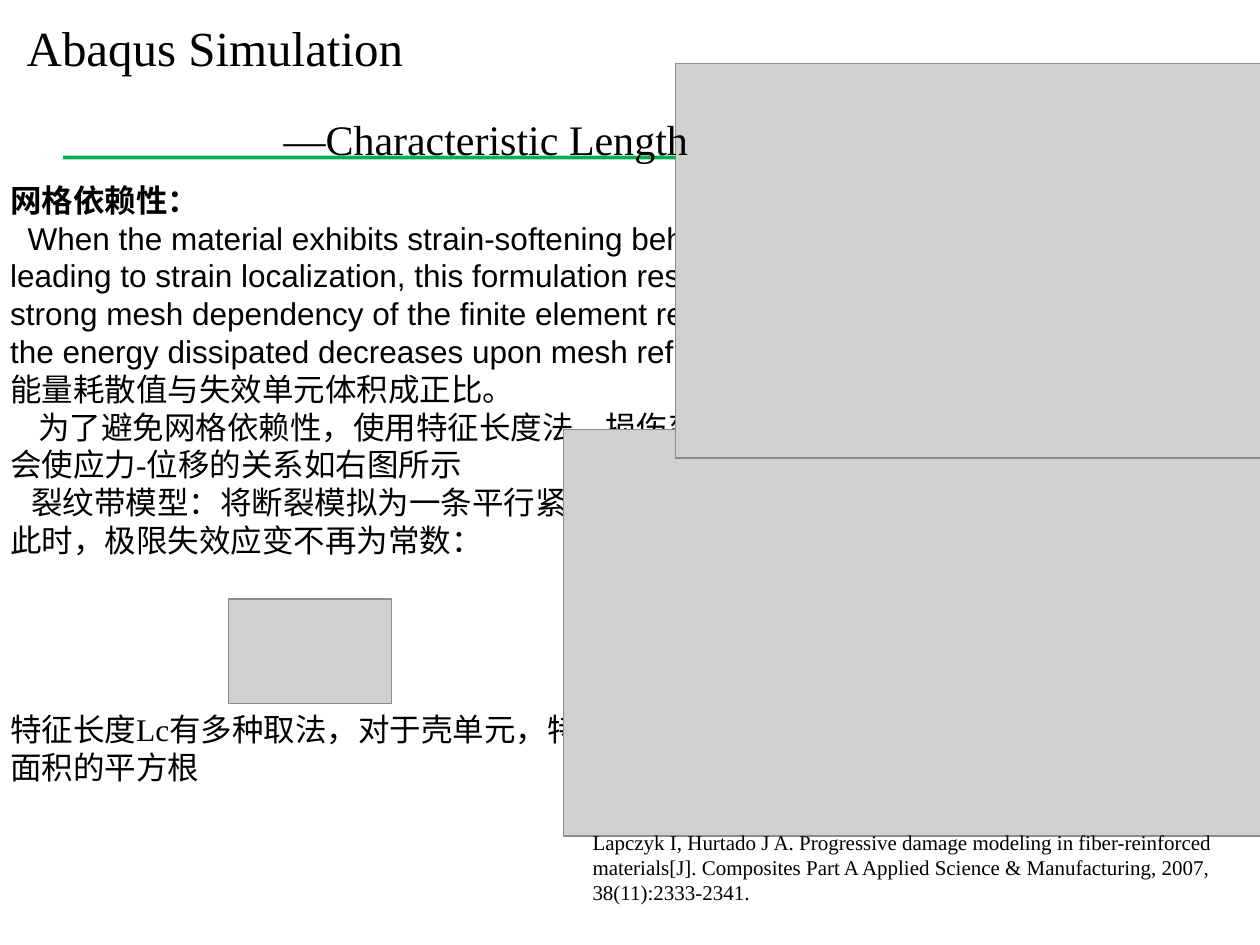
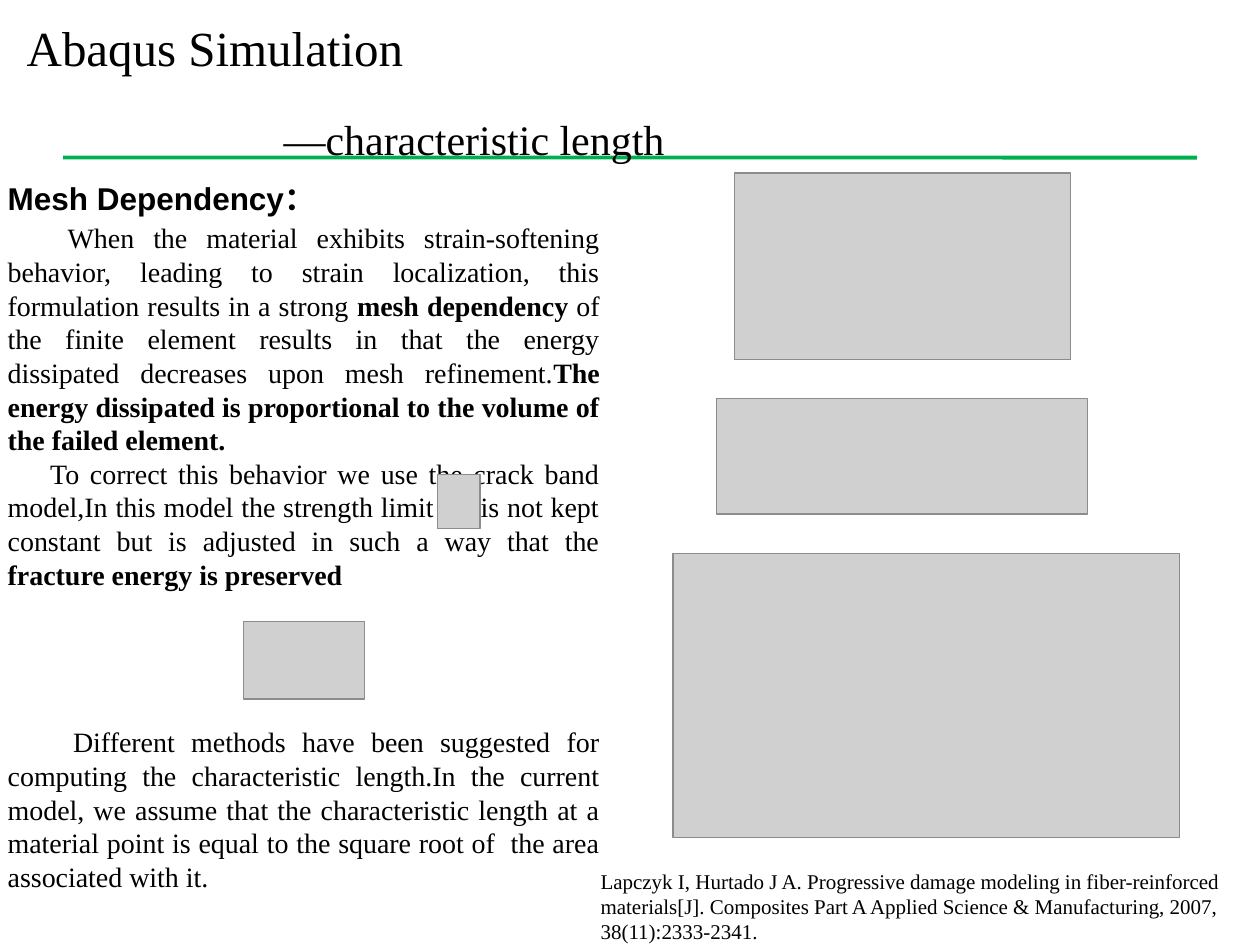
Before and after one commit to Chu2015/UMAThashinlinear4, a slide deck: slide 9 of 组会报告/组会20180110.pptx. Drawn at 1260x945 pixels with LibreOffice and Linux fonts; fonts in the diff are those of the drawing; grey boxes stand for pictures; background and template pictures are left out. Boxes give left, top, right and bottom in pixels: in the first picture for what was removed or moved away, otherwise in the second. Text is boxed around its words. In the diff, an @@ line names an element or a change of style, - is before the commit and + after.

```diff
--- a/组会报告/组会20180110.pptx
+++ b/组会报告/组会20180110.pptx
@@ text at <box>284,126,665,164</box>: text changed @@
-  —Characteristic Length
+  —characteristic length
@@ picture added at <box>735,173,1071,359</box> @@
@@ text at <box>8,187,600,888</box>: text changed; size 18 to 16 pt; font Arial to Times New Roman @@
-网格依赖性：
-When the material exhibits strain-softening behavior, leading to strain localization, this formulation results in a strong mesh dependency of the finite element results in that the energy dissipated decreases upon mesh refinement.即能量耗散值与失效单元体积成正比。
-为了避免网格依赖性，使用特征长度法，损伤变量的演化会使应力-位移的关系如右图所示
-裂纹带模型：将断裂模拟为一条平行紧密分布的微裂纹带，此时，极限失效应变不再为常数：
-特征长度Lc有多种取法，对于壳单元，特征长度为参考平面面积的平方根
+Mesh Dependency：
+When the material exhibits strain-softening behavior, leading to strain localization, this formulation results in a strong mesh dependency of the finite element results in that the energy dissipated decreases upon mesh refinement.The energy dissipated is proportional to the volume of the failed element.
+To correct this behavior we use the crack band model,In this model the strength limit is not kept constant but is adjusted in such a way that the fracture energy is preserved
+Different methods have been suggested for computing the characteristic length.In the current model, we assume that the characteristic length at a material point is equal to the square root of the area associated with it.
@@ picture added at <box>717,398,1089,514</box> @@
@@ picture added at <box>437,475,480,529</box> @@
@@ picture: place and size @@
-picture at <box>563,430,1260,837</box>
+picture at <box>673,556,1162,837</box>
@@ picture: place and size @@
-picture at <box>675,64,1260,459</box>
+picture at <box>673,553,1179,838</box>
@@ picture: place and size @@
-picture at <box>228,598,391,703</box>
+picture at <box>243,621,364,699</box>
@@ text "Lapczyk I, Hurtado J A. ...": place and size @@
-text "Lapczyk I, Hurtado J A. ..." at <box>593,834,1210,905</box>
+text "Lapczyk I, Hurtado J A. ..." at <box>601,874,1218,944</box>
```
Also in this commit, not shown: 3 other slides changed, 1 slide added, 1 slide removed, 1 other file.
